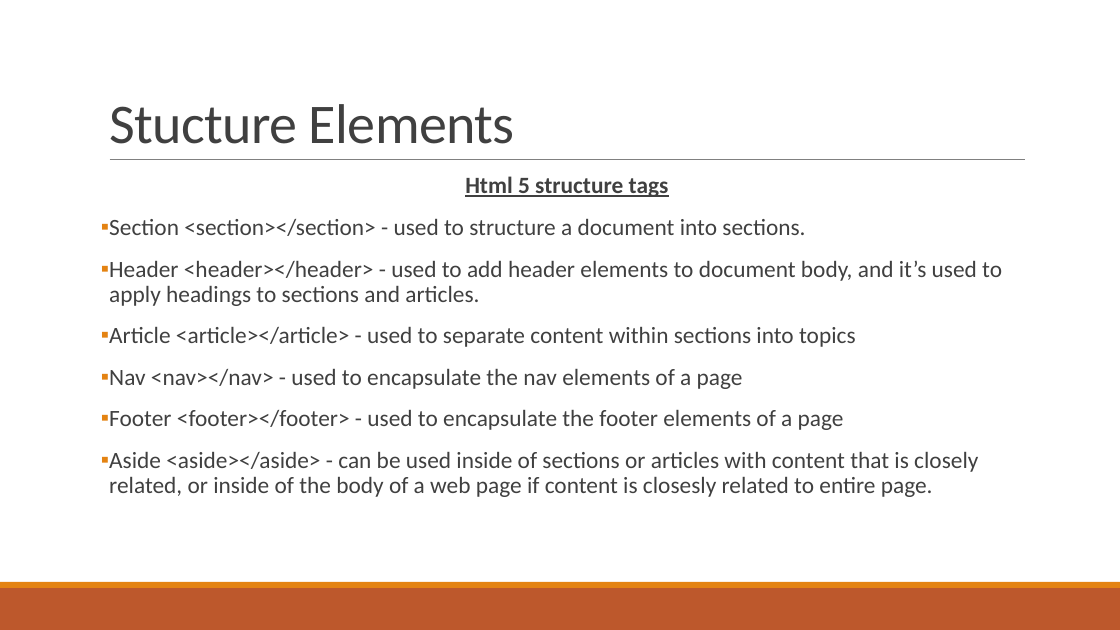
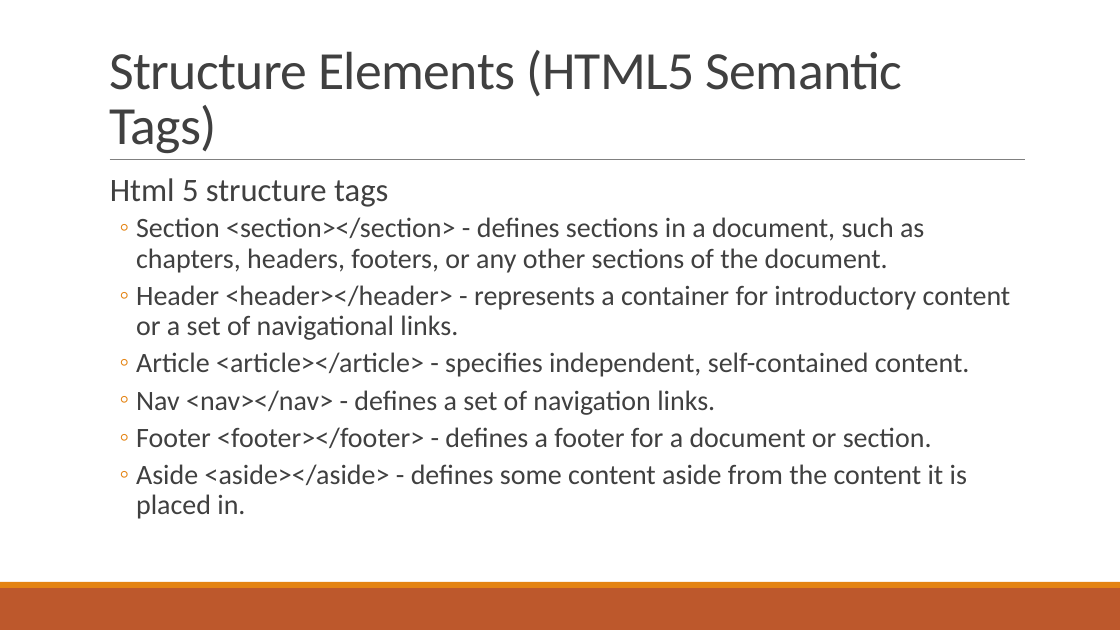
Before and after one commit to Code-Flo/Introduction_To_Web_Development, a slide deck: slide 4 of Class 1/Introduction to Web Development_Lesson1.pptx (slide 3 before the commit). Drawn at 1120x630 pixels with LibreOffice and Linux fonts; fonts in the diff are those of the drawing. Boxes give left, top, right and bottom in pixels: in the first picture for what was removed or moved away, otherwise in the second. Text is boxed around its words. In the diff, an @@ line names an element or a change of style, - is before the commit and + after.

```diff
--- a/Class 1/Introduction to Web Development_Lesson1.pptx
+++ b/Class 1/Introduction to Web Development_Lesson1.pptx
@@ title at <box>109,50,902,153</box>: text changed; size 48 to 46 pt @@
-Stucture Elements
+Structure Elements (HTML5 Semantic Tags)
@@ text at <box>110,178,388,207</box>: size 20 to 28 pt, bold off, underline off in "Html 5 structure tags"; alignment centre to left @@
@@ text at <box>136,217,1011,519</box>: text changed; size 20 to 24 pt @@
-▪ Section <section></section> - used to structure a document into sections.
-▪ Header <header></header> - used to add header elements to document body, and it’s used to apply headings to sections and articles.
-▪ Article <article></article> - used to separate content within sections into topics
-▪ Nav <nav></nav> - used to encapsulate the nav elements of a page
-▪ Footer <footer></footer> - used to encapsulate the footer elements of a page
-▪ Aside <aside></aside> - can be used inside of sections or articles with content that is closely related, or inside of the body of a web page if content is closesly related to entire page.
+  ◦ Section <section></section> - defines sections in a document, such as chapters, headers, footers, or any other sections of the document.
+  ◦ Header <header></header> - represents a container for introductory content or a set of navigational links.
+  ◦ Article <article></article> - specifies independent, self-contained content.
+  ◦ Nav <nav></nav> - defines a set of navigation links.
+  ◦ Footer <footer></footer> - defines a footer for a document or section.
+  ◦ Aside <aside></aside> - defines some content aside from the content it is placed in.
```
Also in this commit, not shown: 1 other slide changed, 3 slides added, 17 other files.
